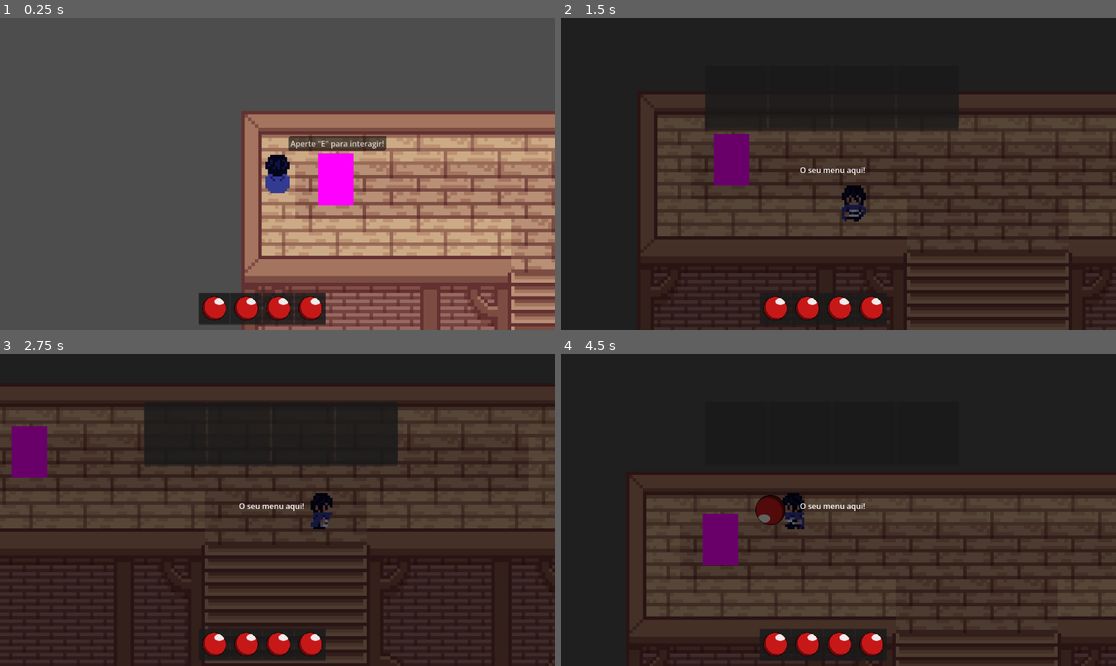
Above: before the commit, frames 1-4 (two rows, left to right).
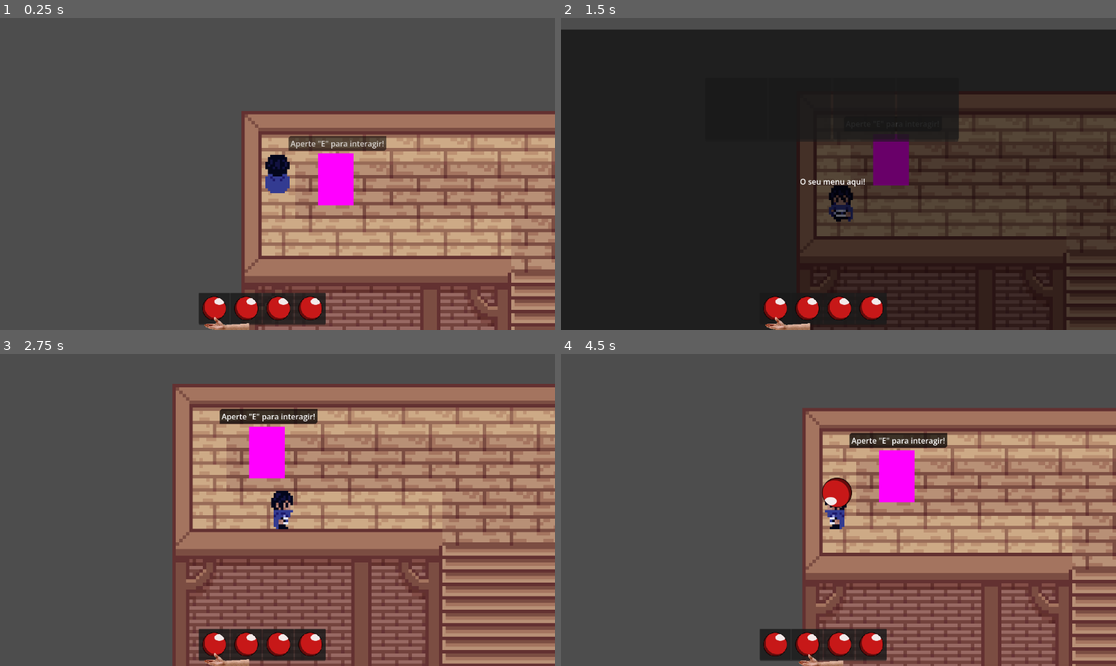
Above: after the commit, the same moments.

Repository: Prakinha/Alquimia
Game: Godot game, scene res://itens/cenajogo.tscn
Two runs of this game, one before a commit and one after it. Both use one fixed random seed, a clock stepped at 60 frames per second and the inputs below. The engine's default icon, where the game draws it, is replaced by a stand-in: a white triangle on a blue panel in a dark square.
Inputs:
- Up to frame 1 (0.25 s): no input
- Up to frame 2 (1.5 s): tap E at 0.5, 1.25 s; hold Right (ui_right) 0.53-1.28 s; tap F at 0.6 s; tap G at 0.8, 1.35 s; hold Down (ui_down) from 1.28 s (still down)
- Up to frame 3 (2.75 s): tap J at 1.55, 2.1 s; release Down (ui_down) at 2.03 s; hold Right (ui_right) from 2.03 s (still down); tap E at 2.3 s
- Up to frame 4 (4.5 s): tap E at 2.75, 2.85, 3.5, 4.25 s; release Right (ui_right) at 2.78 s; hold Up (ui_up) 2.78-3.53 s; tap 1 at 3.05, 3.6 s; hold Left (ui_left) from 3.53 s (still down); tap 2 at 3.8, 4.35 s

The runs differ from the first frame. In frame 1, 0.2% of the frame differs, in the area x 36-45%, y 95-100%; in frame 2, 22%; in frame 3, 94%, in the area x 0-100%, y 0-100%; in frame 4, 93%.

Commit message:
Item na cabeça e bloqueio de movimentação na maquina

Diff:
--- a/WWpasta/WWPlayer/inventário/inventário.gd
+++ b/WWpasta/WWPlayer/inventário/inventário.gd
@@ -4,12 +4,14 @@
 @onready var player: PlayerCharacter = self.get_parent()
 @export var item_drop: PackedScene
 var slots: Array[ItemSlot]
+@onready var HandTexture: TextureRect = %HandTexture
+
 
 func _ready() -> void:
 	for filho in grid_container.get_children():
 		if filho is ItemSlot:
 			slots.append(filho)
-
+	HandTexture.global_position = slots[0].global_position + Vector2(25,100)
 	# Toda vez que a UI abrir/carregar, ela puxa os dados do Global
 	sincronizar_com_global()
 
@@ -68,3 +70,9 @@
 	# que altera o "slots[i].item" direto na UI, você precisaria atualizar
 	# a array do Global aqui. Se não tiver drag and drop, ignore!
 	player.limpar_as_maos()
+
+func moverMaoParaOSlot(index: int) -> void:
+
+	var MoverMaoTween: Tween = create_tween()
+	MoverMaoTween.set_trans(Tween.TRANS_EXPO).set_ease(Tween.EASE_IN_OUT)
+	MoverMaoTween.tween_property(HandTexture, "global_position",slots[index].global_position + Vector2(25,100), 0.3)
--- a/WWpasta/WWPlayer/inventário/inventário.tscn
+++ b/WWpasta/WWPlayer/inventário/inventário.tscn
@@ -4,6 +4,7 @@
 [ext_resource type="Script" uid="uid://cg80ccybum57f" path="res://WWpasta/WWPlayer/inventário/inventory_panel.gd" id="1_4l7ki"]
 [ext_resource type="Script" uid="uid://q1wv82d7viog" path="res://WWpasta/WWPlayer/inventário/inventário.gd" id="1_ywqdb"]
 [ext_resource type="PackedScene" uid="uid://cmcxlcvf7ovuq" path="res://WWpasta/WWPlayer/inventário/item_drop.tscn" id="2_ywqdb"]
+[ext_resource type="Texture2D" uid="uid://sunopfec3u4o" path="res://maquinas/assets/Hand-PNG-Images-HD.png" id="5_55m8w"]
 
 [node name="Inventário" type="CanvasLayer" unique_id=1854727514]
 scale = Vector2(0.5, 0.5)
@@ -112,4 +113,12 @@
 grow_horizontal = 2
 grow_vertical = 2
 
+[node name="HandTexture" type="TextureRect" parent="Panel" unique_id=1934757727]
+unique_name_in_owner = true
+layout_mode = 0
+offset_right = 1891.0
+offset_bottom = 708.0
+scale = Vector2(0.1, 0.1)
+texture = ExtResource("5_55m8w")
+
 [connection signal="inventario_alterado" from="Panel" to="." method="_on_panel_inventario_alterado"]
--- a/WWpasta/WWPlayer/player.gd
+++ b/WWpasta/WWPlayer/player.gd
@@ -50,8 +50,6 @@
 func _unhandled_key_input(event: InputEvent) -> void:
 	if not event.is_pressed():
 		return
-	if not is_active:
-		return
 
 	# Troca por número (1, 2, 3)
 	if event.keycode == KEY_1:
@@ -63,14 +61,16 @@
 	elif event.keycode == KEY_4:
 		equipar_item(3)
 	elif event.keycode == KEY_F:
-		coletar_items()
+		if is_active:
+			coletar_items()
 	elif event.keycode == KEY_E :
 		interagir_com_maquina()
 	elif event.keycode == KEY_G:
-		dropar_items()
+		if is_active:
+			dropar_items()
 	elif event.keycode == KEY_J:
-
-		dialogar()
+		if is_active:
+			dialogar()
 
 func interagir_com_maquina() -> void:
 	var todas_as_maquinas = get_tree().get_nodes_in_group("maquina")
@@ -79,13 +79,14 @@
 		var placa = maquina.get_node("Placa")
 
 		if placa.overlaps_body(self):
-			maquina.SubirOMenu()
+			maquina.SubirOMenu(self)
 			return
 
 
 func equipar_item(slot_index: int) -> void:
 
 	limpar_as_maos()
+	meu_inventario.moverMaoParaOSlot(slot_index)
 
 
 	var item_selecionado: ItemData = meu_inventario.pegar_item_do_slot(slot_index)
--- a/WWpasta/WWPlayer/player.tscn
+++ b/WWpasta/WWPlayer/player.tscn
@@ -260,6 +260,7 @@
 vframes = 4
 
 [node name="Hand" type="Marker2D" parent="." unique_id=153346866]
+position = Vector2(0, -36)
 
 [node name="AreaColeta" type="Area2D" parent="." unique_id=2065261947]
 light_mask = 3
--- a/itens/elementos/azul.tscn
+++ b/itens/elementos/azul.tscn
@@ -7,5 +7,9 @@
 item_id = "B"
 item_name = "Azul"
 
+[node name="CollisionShape2D" parent="Area2D" parent_id_path=PackedInt32Array(1651896402) index="0" unique_id=1595932822]
+position = Vector2(0, 0)
+
 [node name="Sprite2D" parent="Area2D" parent_id_path=PackedInt32Array(1651896402) index="1" unique_id=1298149292]
+position = Vector2(0, 0)
 texture = ExtResource("2_88rey")
--- a/itens/elementos/pinks.tscn
+++ b/itens/elementos/pinks.tscn
@@ -7,5 +7,9 @@
 item_id = "pink"
 item_name = "pink"
 
+[node name="CollisionShape2D" parent="Area2D" parent_id_path=PackedInt32Array(1651896402) index="0" unique_id=1595932822]
+position = Vector2(0, 0)
+
 [node name="Sprite2D" parent="Area2D" parent_id_path=PackedInt32Array(1651896402) index="1" unique_id=1298149292]
+position = Vector2(0, 0)
 texture = ExtResource("2_srf6u")
--- a/itens/elementos/vermelho.tscn
+++ b/itens/elementos/vermelho.tscn
@@ -7,5 +7,9 @@
 item_id = "R"
 item_name = "Vermelho"
 
+[node name="CollisionShape2D" parent="Area2D" parent_id_path=PackedInt32Array(1651896402) index="0" unique_id=1595932822]
+position = Vector2(0, 0)
+
 [node name="Sprite2D" parent="Area2D" parent_id_path=PackedInt32Array(1651896402) index="1" unique_id=1298149292]
+position = Vector2(0, 0)
 texture = ExtResource("2_piqcf")
--- a/maquinas/maquina_base.gd
+++ b/maquinas/maquina_base.gd
@@ -9,7 +9,8 @@
 	add_to_group("maquina")
 
 
-func SubirOMenu() -> void:
+func SubirOMenu(Player: PlayerCharacter) -> void:
+	Player.is_active = !Player.is_active
 	if menu_aberto:
 		menu_base.DescerOMenu()
 		menu_aberto = false
